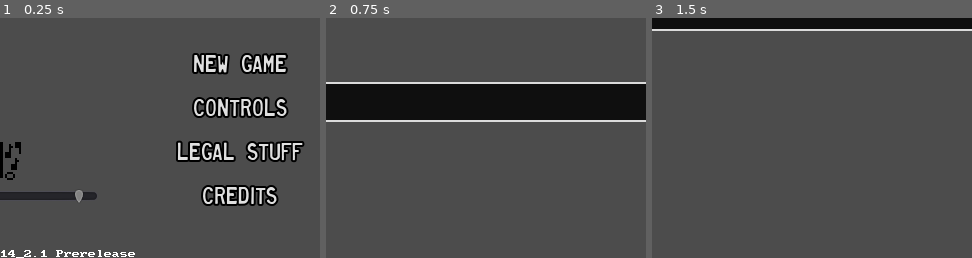
Above: before the commit, frames 1-3 (left to right).
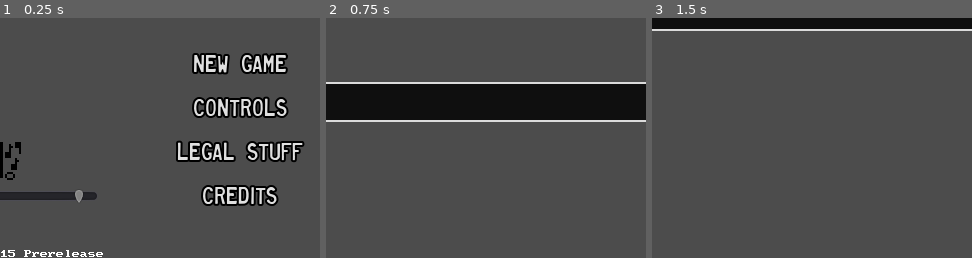
Above: after the commit, the same moments.

Repository: swashdev/minigame-madness
Game: Godot game, scene res://master/scenes/master.tscn
The game is run twice, just before and just after one commit, with the same random seed, the same clock (stepped at 60 frames per second) and the same inputs.
Inputs (mouse positions are % of the whole screen's width and height, from its top left):
- Up to frame 1 (0.25 s): no input
- Up to frame 2 (0.75 s): click "New Game" at 0.5 s
- Up to frame 3 (1.5 s): tap Enter at 1.25 s; move the mouse to (72, 45) at 1.27 s; hold Right (move_right) from 1.28 s (still down); hold Space (action) from 1.28 s (still down)
The pictures show only the part of the screen within x 12-62%, y 50-100%; the shares and areas given below are measured in that part.

The runs differ from the first frame. In frame 1, 0.4% of the frame differs, in the area x 2-43%, y 96-100%; in frame 2, nothing differs; in frame 3, nothing differs.

Commit message:
Bump version to 0.15

Diff:
--- a/master/singletons/version.gd
+++ b/master/singletons/version.gd
@@ -3,9 +3,9 @@
 
 
 const MAJOR: int = 0
-const MINOR: int = 14
-const MINOR_2nd: int = 2
-const PATCH: int = 1
+const MINOR: int = 15
+const MINOR_2nd: int = 0
+const PATCH: int = 0
 const BUILD: String = "pre"
 
 
